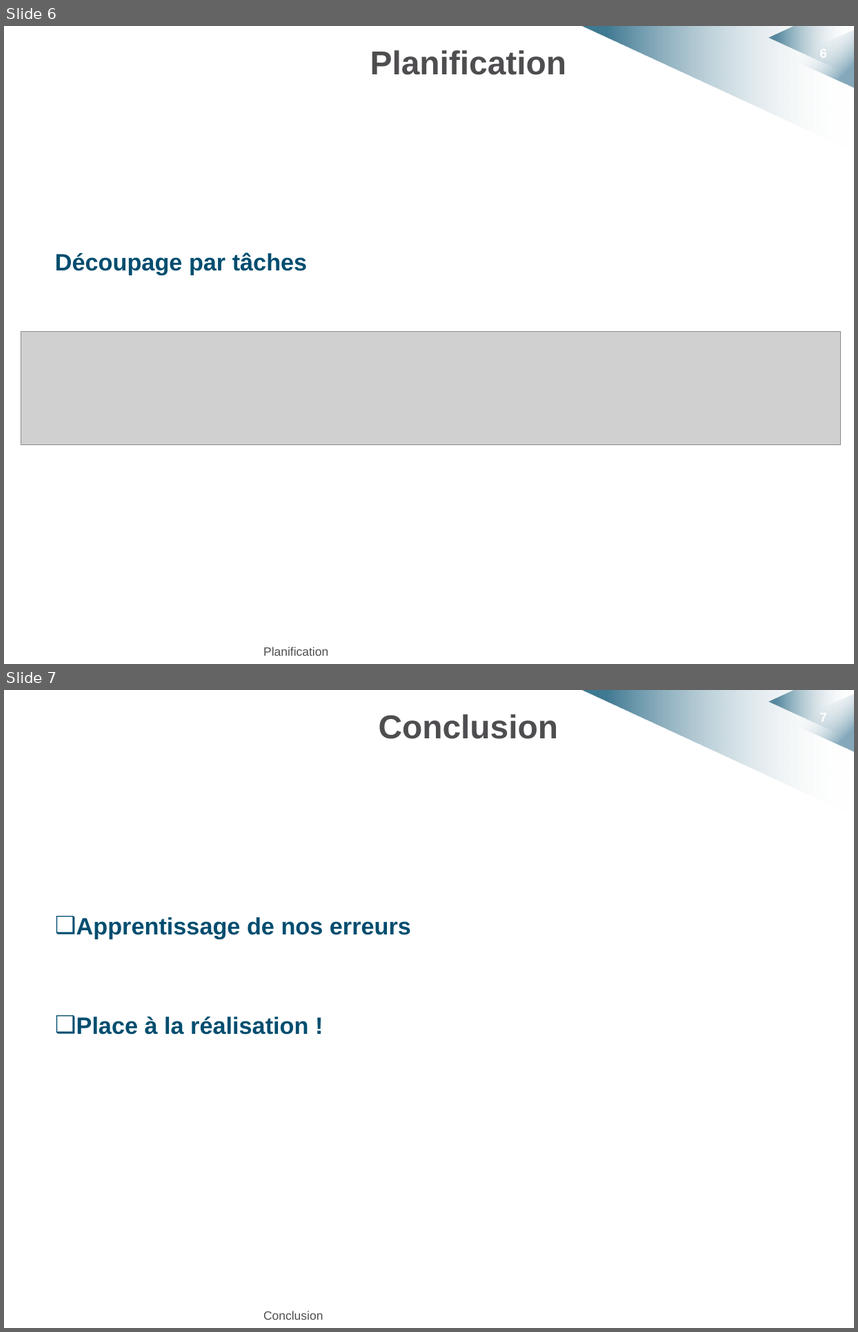
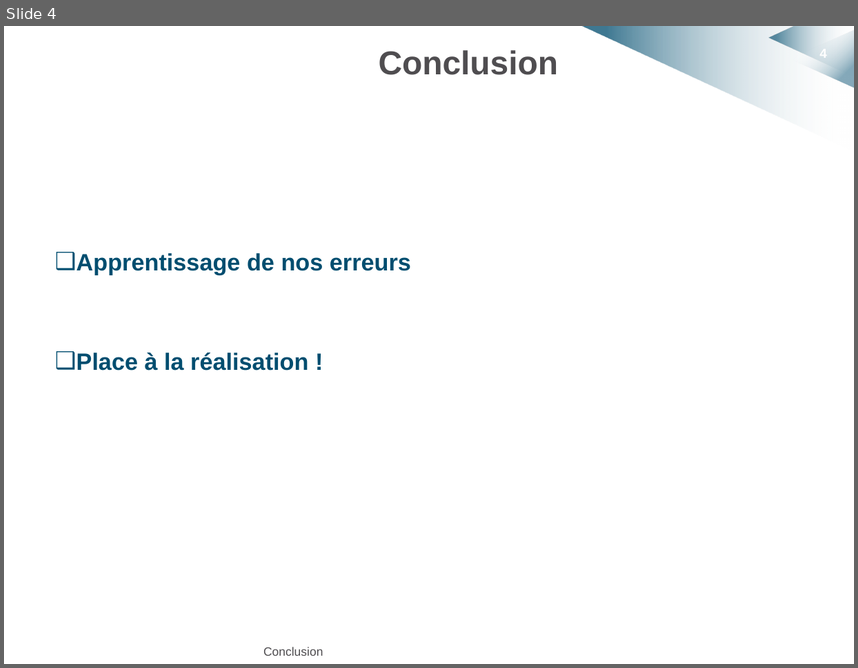
Before and after one commit to HKervadec/korrigolo, a slide deck: soutenances/projet_decembre/planif_et_conclu.pptx. Shown one above the other, each under a label of ours: slides 6 and 7 before the commit, slide 4 after it. The pictures are 858x1332 and 858x668 pixels, drawn with LibreOffice and Linux fonts; fonts in the diff are those of the drawing; grey boxes stand for pictures; background and template pictures are left out. Boxes give left, top, right and bottom in pixels: in the first picture for what was removed or moved away, otherwise in the second. Text is boxed around its words. In the diff, an @@ line names an element or a change of style, - is before the commit and + after.

```diff
--- a/soutenances/projet_decembre/planif_et_conclu.pptx
+++ b/soutenances/projet_decembre/planif_et_conclu.pptx
@@ slide 6 removed at (x1=4, y1=26, x2=854, y2=664), background #FFFFFF; not listed: 4 template elements that a slide beside it also shows @@
@@ title removed at (x1=370, y1=50, x2=566, y2=75) @@
-Planification
@@ text removed at (x1=55, y1=252, x2=307, y2=275) @@
-Découpage par tâches
@@ picture removed at (x1=21, y1=331, x2=842, y2=444) @@
@@ text removed at (x1=263, y1=646, x2=328, y2=655) @@
-Planification
@@ what was slide 7 is now slide 4 @@
@@ page number at (x1=820, y1=47, x2=826, y2=61): text changed @@
-7
+4
```
Also in this commit, not shown: 1 slide changed, 1 slide added, 2 other slides removed, 1 other file.
